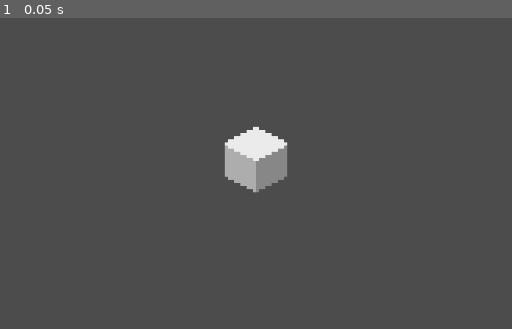
Above: before the commit, frame 1.
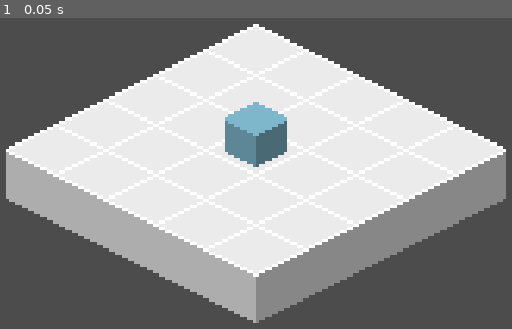
Above: after the commit, the same moment.

Repository: jaytav/godot-test-3
Game: Godot game, scene res://main.tscn
Two runs of this game, one before a commit and one after it. Both use one fixed random seed, a clock stepped at 60 frames per second and the inputs below.
Inputs:
- Up to frame 1 (0.05 s): no input

The runs differ from the first frame. In frame 1, 55% of the frame differs, in the area x 1-99%, y 1-99%.

Commit message:
character, player and floor in world

Diff:
--- a/project.godot
+++ b/project.godot
@@ -24,6 +24,11 @@
 run/main_scene="res://main.tscn"
 config/icon="res://icon.png"
 
+[display]
+
+window/stretch/mode="2d"
+window/stretch/aspect="keep"
+
 [physics]
 
 common/enable_pause_aware_picking=true
--- /dev/null
+++ b/src/entity/character/character.tscn
@@ -0,0 +1,21 @@
+[gd_scene load_steps=5 format=2]
+
+[ext_resource path="res://src/entity/entity.tscn" type="PackedScene" id=1]
+[ext_resource path="res://assets/textures/character.png" type="Texture" id=2]
+[ext_resource path="res://src/state_machine/state_machine.gd" type="Script" id=3]
+[ext_resource path="res://src/state_machine/state.gd" type="Script" id=4]
+
+[node name="Character" instance=ExtResource( 1 )]
+
+[node name="StateMachine" type="Node" parent="." index="0"]
+script = ExtResource( 3 )
+_initial_state = NodePath("Idle")
+
+[node name="Idle" type="Node" parent="StateMachine" index="0"]
+script = ExtResource( 4 )
+
+[node name="Active" type="Node" parent="StateMachine" index="1"]
+script = ExtResource( 4 )
+
+[node name="Sprite" parent="." index="1"]
+texture = ExtResource( 2 )
--- /dev/null
+++ b/src/entity/character/player/player.tscn
@@ -0,0 +1,8 @@
+[gd_scene load_steps=2 format=2]
+
+[ext_resource path="res://src/entity/character/character.tscn" type="PackedScene" id=1]
+
+[node name="Player" groups=["PlayerControlled"] instance=ExtResource( 1 )]
+
+[node name="Sprite" parent="." index="1"]
+modulate = Color( 0.537255, 0.776471, 0.866667, 1 )
--- a/src/entity/entity.tscn
+++ b/src/entity/entity.tscn
@@ -1,9 +1,6 @@
-[gd_scene load_steps=2 format=2]
-
-[ext_resource path="res://assets/textures/entity.png" type="Texture" id=1]
+[gd_scene format=2]
 
 [node name="Entity" type="Node2D"]
 
 [node name="Sprite" type="Sprite" parent="."]
-texture = ExtResource( 1 )
 offset = Vector2( 0, -8 )
--- a/src/scenes/world.tscn
+++ b/src/scenes/world.tscn
@@ -1,6 +1,23 @@
-[gd_scene load_steps=2 format=2]
+[gd_scene load_steps=4 format=2]
 
-[ext_resource path="res://src/entity/entity.tscn" type="PackedScene" id=1]
+[ext_resource path="res://src/entity/character/player/player.tscn" type="PackedScene" id=1]
+[ext_resource path="res://assets/textures/floor.png" type="Texture" id=2]
+
+[sub_resource type="TileSet" id=1]
+0/name = "floor.png 0"
+0/texture = ExtResource( 2 )
+0/tex_offset = Vector2( 0, 0 )
+0/modulate = Color( 1, 1, 1, 1 )
+0/region = Rect2( 0, 0, 32, 32 )
+0/tile_mode = 0
+0/occluder_offset = Vector2( 0, 0 )
+0/navigation_offset = Vector2( 0, 0 )
+0/shape_offset = Vector2( 0, 0 )
+0/shape_transform = Transform2D( 1, 0, 0, 1, 0, 0 )
+0/shape_one_way = false
+0/shape_one_way_margin = 0.0
+0/shapes = [  ]
+0/z_index = 0
 
 [node name="World" type="Node2D"]
 
@@ -9,5 +26,12 @@
 current = true
 zoom = Vector2( 0.25, 0.25 )
 
-[node name="Entity" parent="." instance=ExtResource( 1 )]
-position = Vector2( 128, 80 )
+[node name="Floor" type="TileMap" parent="."]
+mode = 1
+tile_set = SubResource( 1 )
+cell_size = Vector2( 32, 16 )
+format = 1
+tile_data = PoolIntArray( -131066, 0, 0, -131065, 0, 0, -131064, 0, 0, -131063, 0, 0, -131062, 0, 0, -65530, 0, 0, -65529, 0, 0, -65528, 0, 0, -65527, 0, 0, -65526, 0, 0, 6, 0, 0, 7, 0, 0, 8, 0, 0, 9, 0, 0, 10, 0, 0, 65542, 0, 0, 65543, 0, 0, 65544, 0, 0, 65545, 0, 0, 65546, 0, 0, 131078, 0, 0, 131079, 0, 0, 131080, 0, 0, 131081, 0, 0, 131082, 0, 0 )
+
+[node name="Player" parent="." instance=ExtResource( 1 )]
+position = Vector2( 128, 72 )
Renamed: assets/textures/entity.png -> assets/textures/character.png
Not shown, changed: assets/textures/character.png.import
Binary file added: assets/textures/floor.png
Not shown, added: assets/textures/floor.png.import
